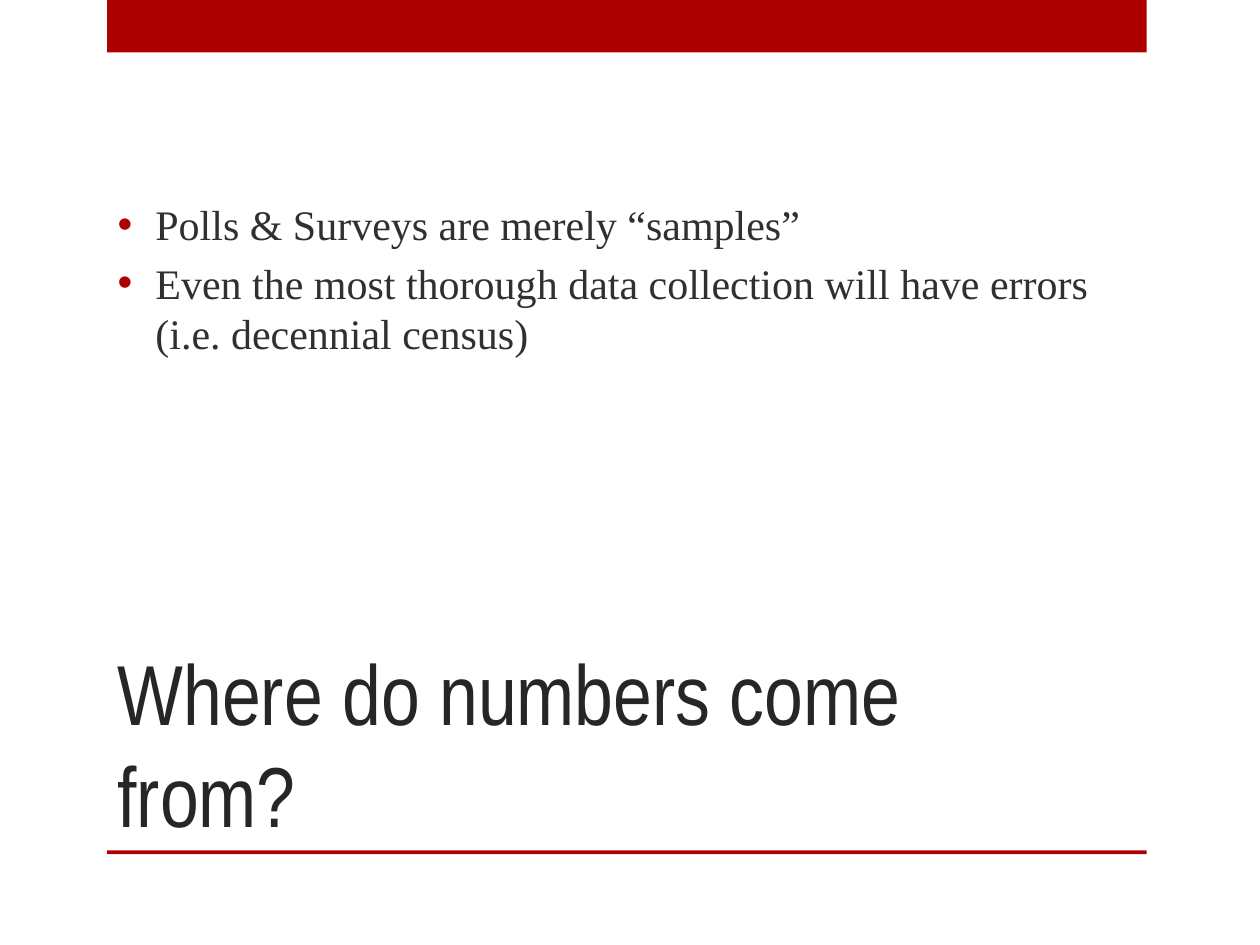
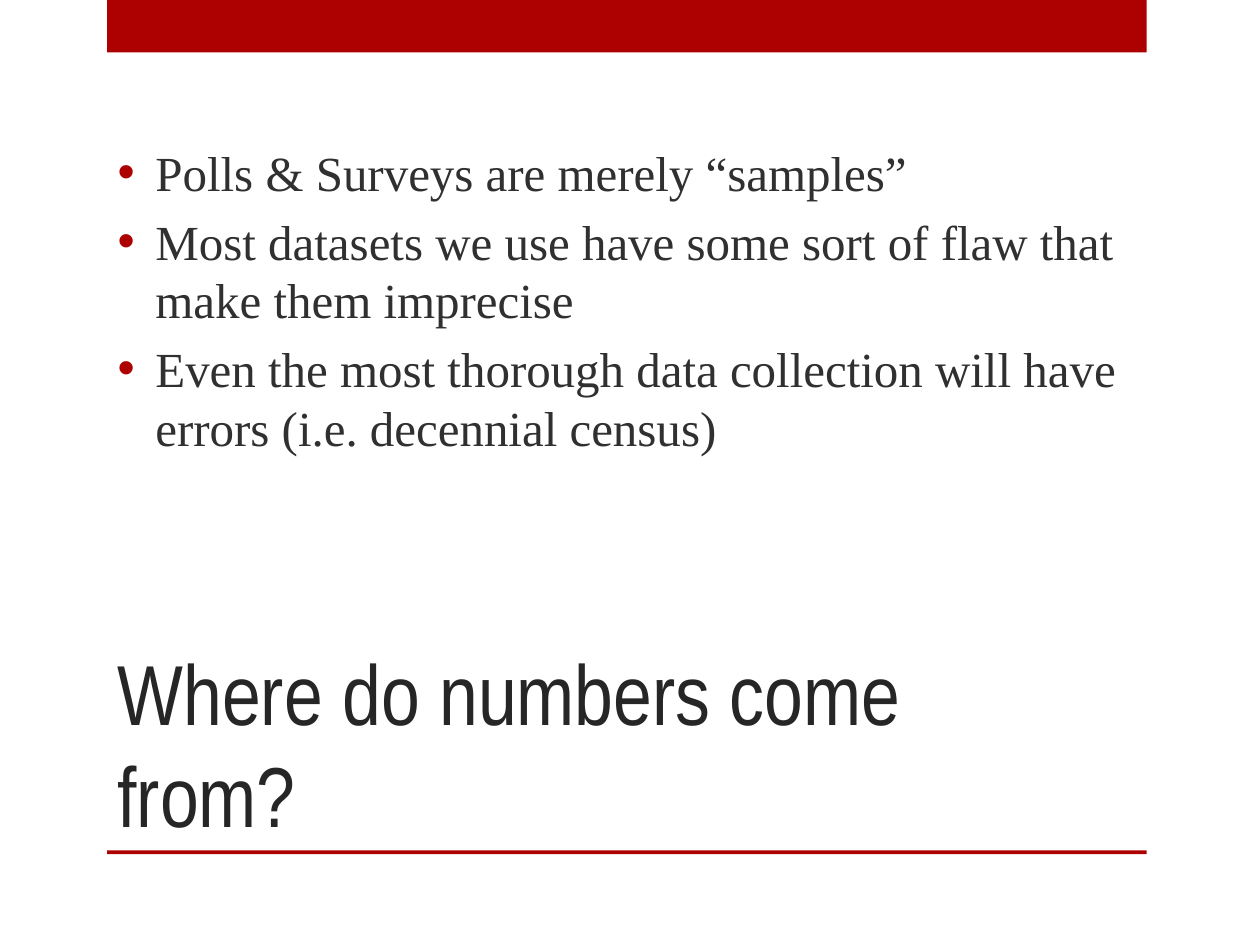
Before and after one commit to mjwebster/DataJ, a slide deck: slide 39 of Other/NumeracyStrib2015.pptx (slide 34 before the commit). Drawn at 1260x945 pixels with LibreOffice and Linux fonts; fonts in the diff are those of the drawing; background and template pictures are left out. Boxes give left, top, right and bottom in pixels: in the first picture for what was removed or moved away, otherwise in the second. Text is boxed around its words. In the diff, an @@ line names an element or a change of style, - is before the commit and + after.

```diff
--- a/Other/NumeracyStrib2015.pptx
+++ b/Other/NumeracyStrib2015.pptx
@@ text "Polls & Surveys are merely ...": place and size @@
-text "Polls & Surveys are merely ..." at <box>155,211,1088,358</box>
+text "Polls & Surveys are merely ..." at <box>155,157,1115,456</box>
@@ text at <box>155,157,1115,456</box>: size 24 to 28 pt in "Polls & Surveys are merely “samples”", "Even the most thorough data collection will ..." @@
@@ text at <box>155,225,1113,328</box>: paragraph added @@
+• Most datasets we use have some sort of flaw that make them imprecise
```
Also in this commit, not shown: 37 other slides changed, 14 slides added, 8 slides removed, 6 other files.
